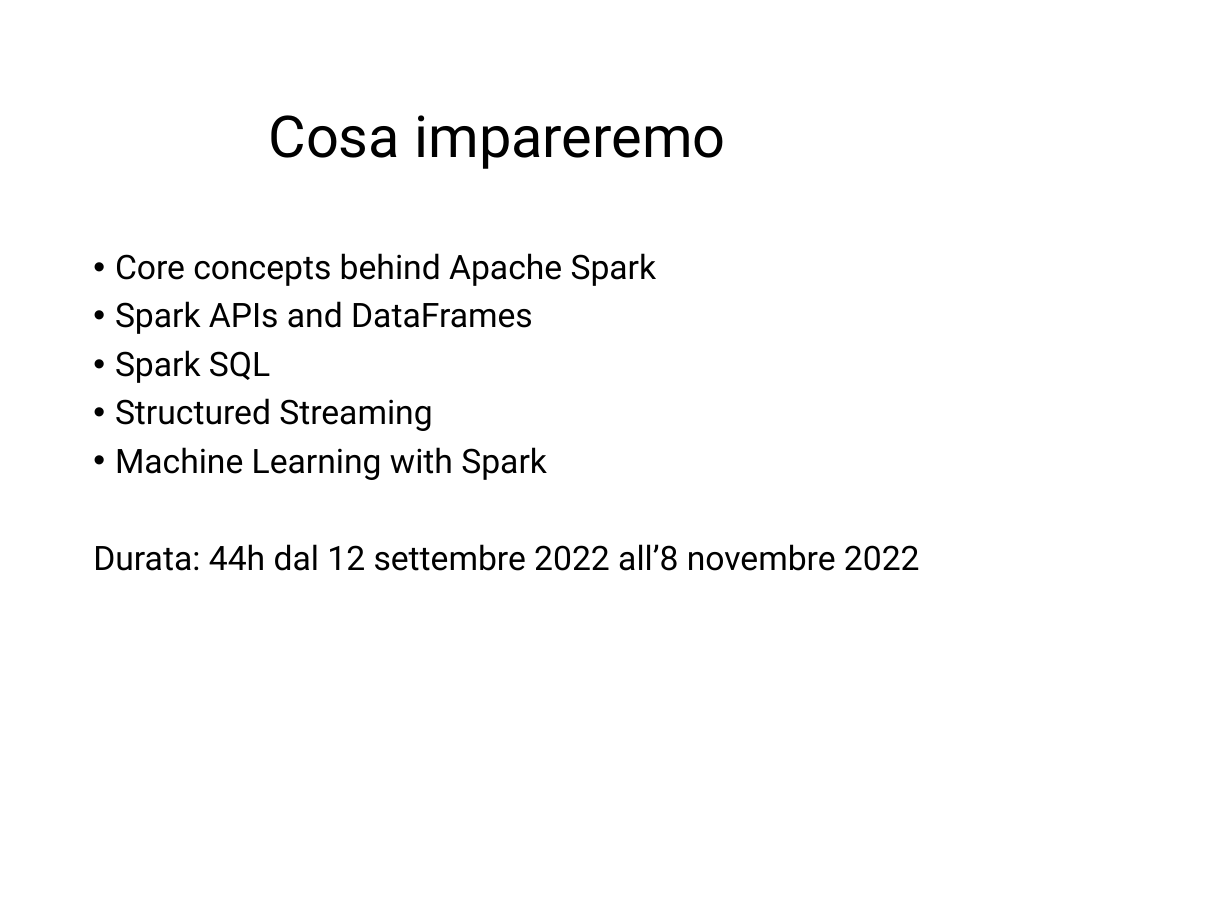
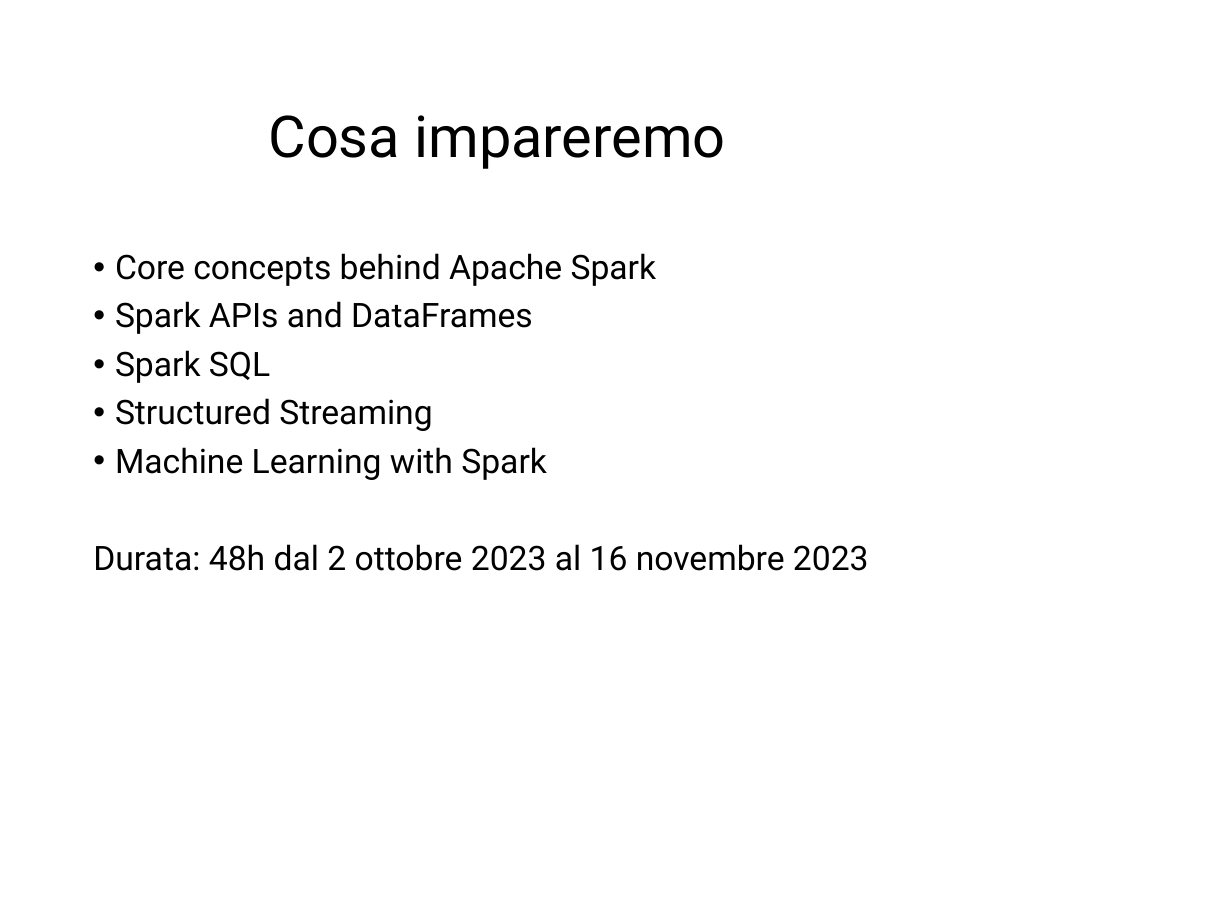
Before and after one commit to Marco-Santoni/databricks-from-scratch, a slide deck: slide 2 of training-spark/0_Intro_v1.pptx. Drawn at 1232x924 pixels with LibreOffice and Linux fonts; fonts in the diff are those of the drawing; background and template pictures are left out. Boxes give left, top, right and bottom in pixels: in the first picture for what was removed or moved away, otherwise in the second. Text is boxed around its words. In the diff, an @@ line names an element or a change of style, - is before the commit and + after.

```diff
--- a/training-spark/0_Intro_v1.pptx
+++ b/training-spark/0_Intro_v1.pptx
@@ text at <box>93,544,869,571</box>: text changed @@
-Durata: 44h dal 12 settembre 2022 all’8 novembre 2022
+Durata: 48h dal 2 ottobre 2023 al 16 novembre 2023
```
Also in this commit, not shown: 6 other slides changed, 1 slide added, 6 other files.
